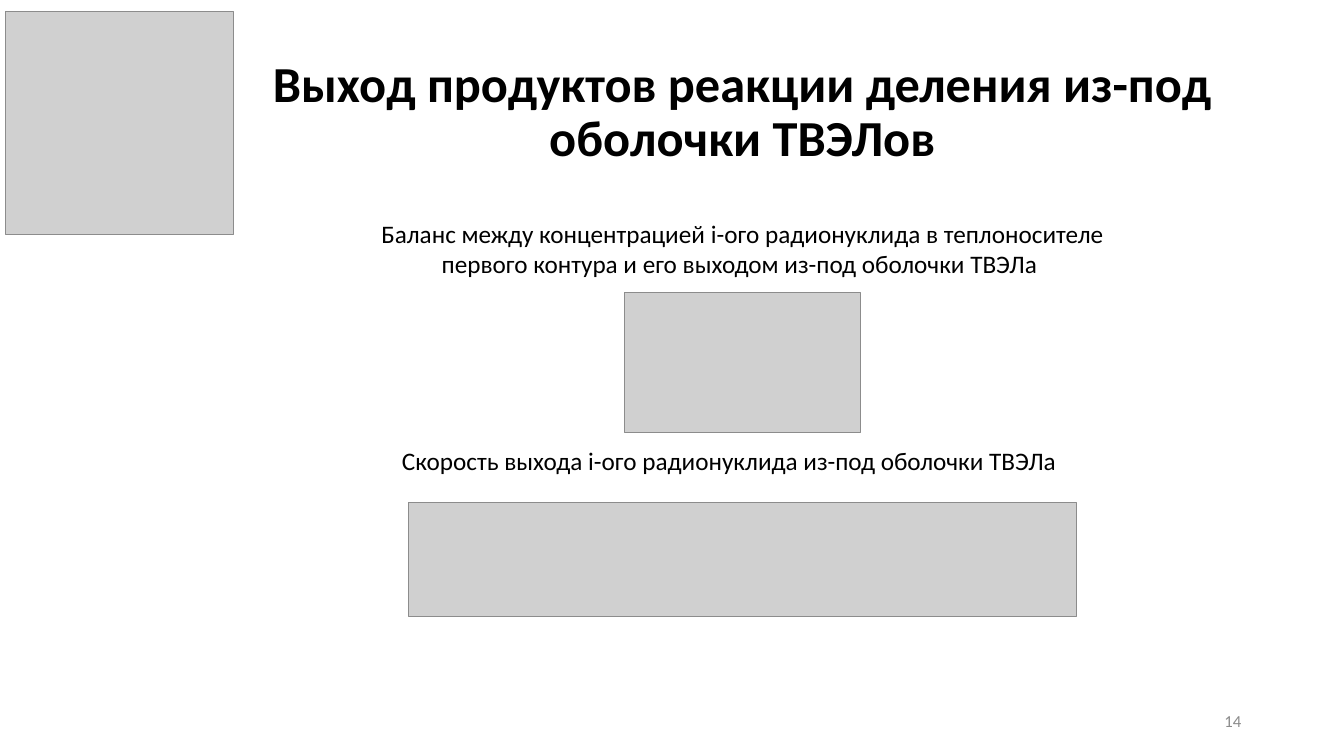
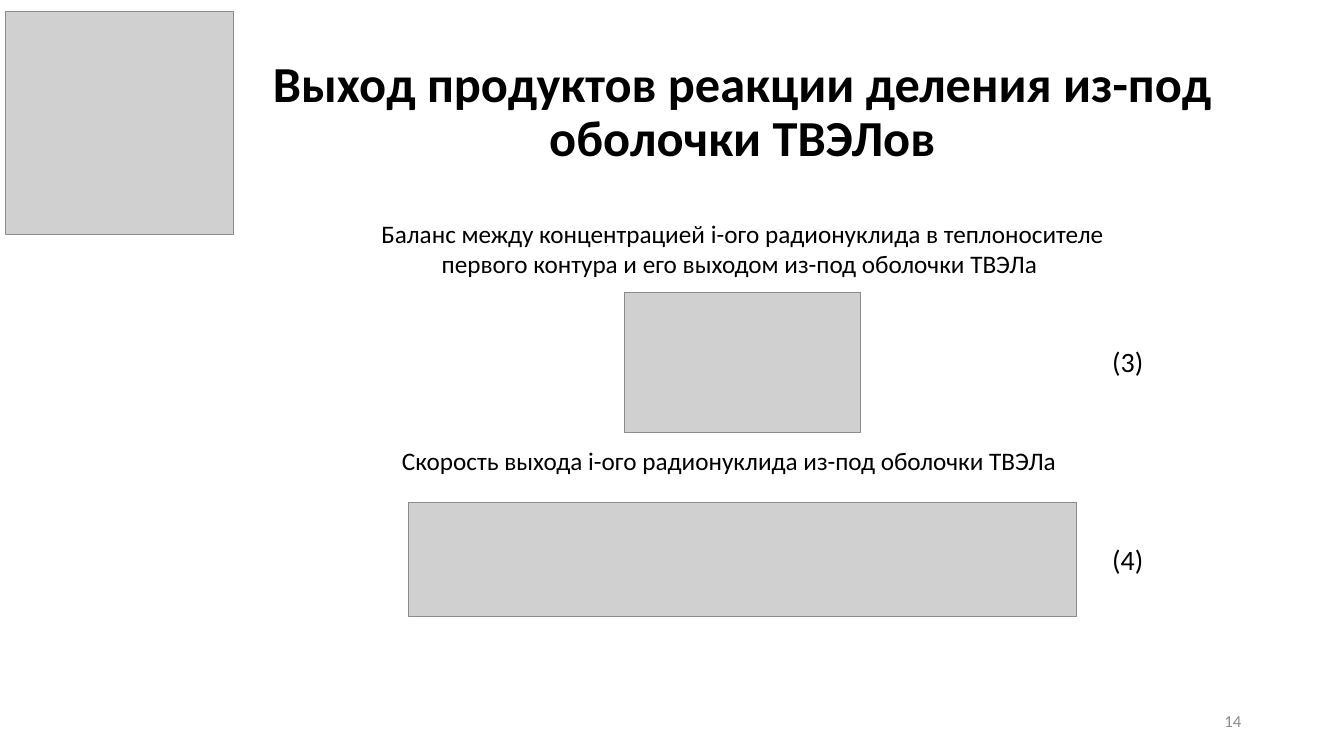
Before and after one commit to GolovPavel/diploma_golov, a slide deck: slide 14 of practice/presentation/practice.pptx. Drawn at 1344x756 pixels with LibreOffice and Linux fonts; fonts in the diff are those of the drawing; grey boxes stand for pictures. Boxes give left, top, right and bottom in pixels: in the first picture for what was removed or moved away, otherwise in the second. Text is boxed around its words. In the diff, an @@ line names an element or a change of style, - is before the commit and + after.

```diff
--- a/practice/presentation/practice.pptx
+++ b/practice/presentation/practice.pptx
@@ text added at (1112, 351, 1143, 376), 20 pt, text #000000 @@
+(3)
@@ text added at (1112, 549, 1143, 574), 20 pt, text #000000 @@
+(4)
```
Also in this commit, not shown: 6 other slides changed, 2 other files.
